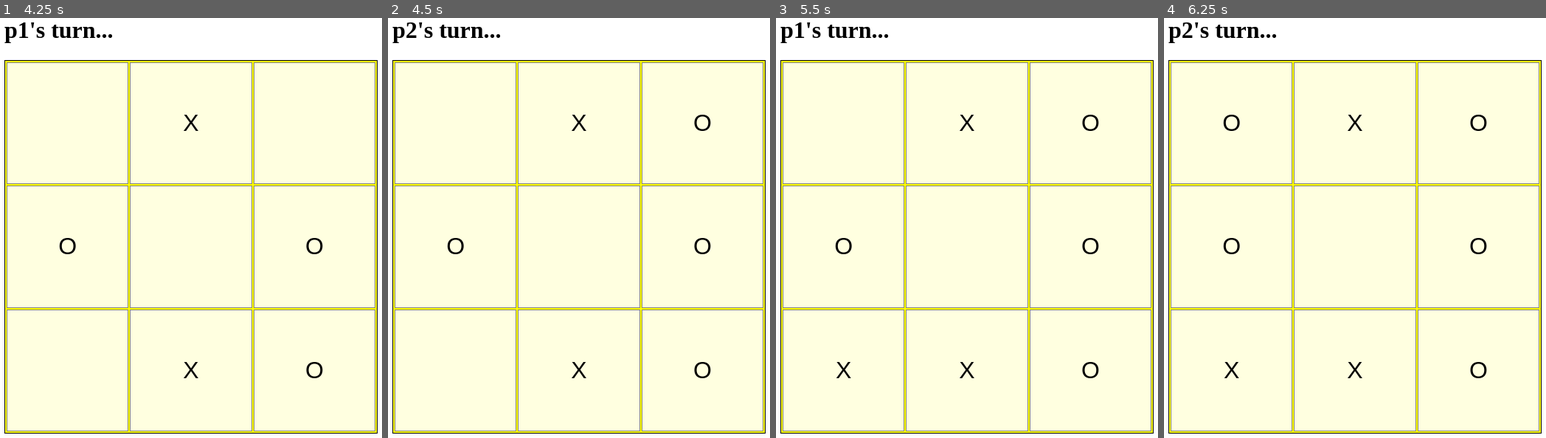
Above: before the commit, frames 1-4 (left to right).
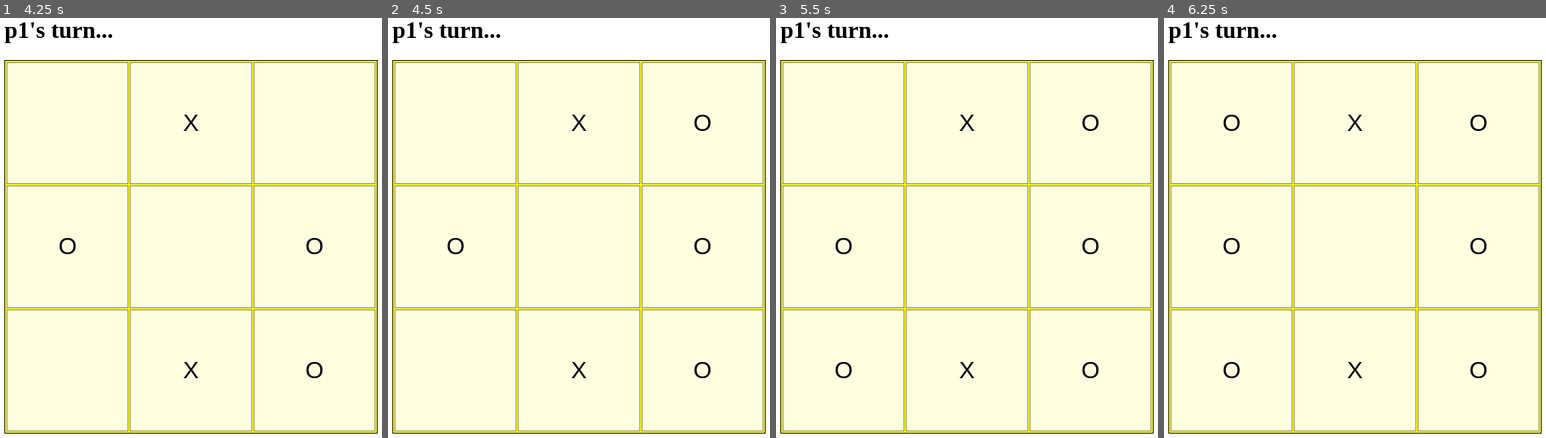
Above: after the commit, the same moments.

Repository: eyon24/top-tictactoe
Game: browser game, page index.html
Same seed, same stepped clock (60 frames per second), same inputs: the game is played once before the commit and once after it.
Inputs (mouse positions are in pixels of both pictures, inside the frame that each line leads up to):
- Up to frame 1 (4.25 s): click (313, 370) at 1.27 s; click (191, 123) at 1.87 s; click (68, 244) at 2.02 s; click "O" at 2.47 s; click (313, 244) at 3.07 s; click (191, 370) at 3.67 s
- Up to frame 2 (4.5 s): click (701, 123) at 4.27 s
- Up to frame 3 (5.5 s): click "X" at 4.52 s; click "O" at 4.87 s; click (844, 370) at 5.47 s
- Up to frame 4 (6.25 s): click (1232, 123) at 6.07 s

Frame 1 is identical in both runs. In frame 2, less than 0.1% of the frame differs, in the area x 4-8%, y 1-5%; in frame 3, 0.1%; in frame 4, 0.2%, in the area x 4-20%, y 1-86%.

Commit message:
check if win condition is met

Diff:
--- a/script.js
+++ b/script.js
@@ -1,11 +1,12 @@
-const winCombos = [
-  [[0][0], [0][1], [0][2]],
-  [[0][0], [1][0], [2][0]],
-  [[0][0], [1][1], [2][2]],
-  [[0][2], [1][2], [2][2]],
-  [[1][0], [1][1], [1][2]],
-  [[2][0], [2][1], [2][2]],
-  [[0][1], [1][1], [2][1]],
+const WINNING_COMBOS = [
+  [0, 1, 2],
+  [3, 4, 5],
+  [6, 7, 8], // Rows
+  [0, 3, 6],
+  [1, 4, 7],
+  [2, 5, 8], // Columns
+  [0, 4, 8],
+  [2, 4, 6], // Diagonals
 ];
 
 const Gameboard = () => {
@@ -60,10 +61,12 @@
     {
       name: playerOneName,
       token: "O",
+      moves: [],
     },
     {
       name: playerTwoName,
       token: "X",
+      moves: [],
     },
   ];
 
@@ -80,9 +83,56 @@
     console.log(`${getActivePlayer().name}'s turn.`);
   };
 
+  const generateSquareNumber = (r, c) => {
+    let row = parseInt(r);
+    let column = parseInt(c);
+    if (row === 0) {
+      if (column === 0) {
+        return 0;
+      } else if (column === 1) {
+        return 1;
+      } else if (column === 2) {
+        return 2;
+      }
+    } else if (row === 1) {
+      if (column === 0) {
+        return 3;
+      } else if (column === 1) {
+        return 4;
+      } else if (column === 2) {
+        return 5;
+      }
+    } else if (row === 2) {
+      if (column === 0) {
+        return 6;
+      } else if (column === 1) {
+        return 7;
+      } else if (column === 2) {
+        return 8;
+      }
+    }
+  };
+
+  const checkWinner = () => {
+    for (let i = 0; i < WINNING_COMBOS.length; i++) {
+      if (
+        WINNING_COMBOS[i].every((num) => getActivePlayer().moves.includes(num))
+      ) {
+        return true;
+      }
+    }
+    return;
+  };
+
   const playRound = (row, column) => {
     console.log(`${getActivePlayer().name} has chosen ${row}, ${column}...`);
     board.chooseCell(row, column, getActivePlayer());
+    getActivePlayer().moves.push(generateSquareNumber(row, column));
+
+    if (checkWinner()) {
+      console.log(getActivePlayer().name + " is the winner!");
+      return;
+    }
 
     switchPlayerTurn();
     printNewRound();
